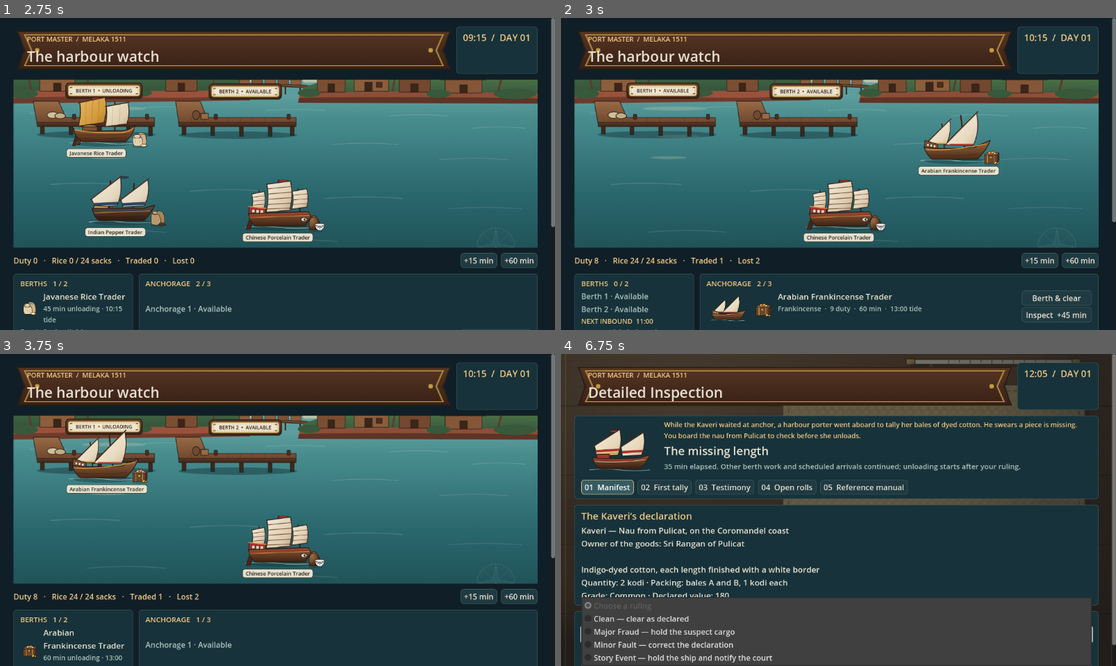
Above: before the commit, frames 1-4 (two rows, left to right).
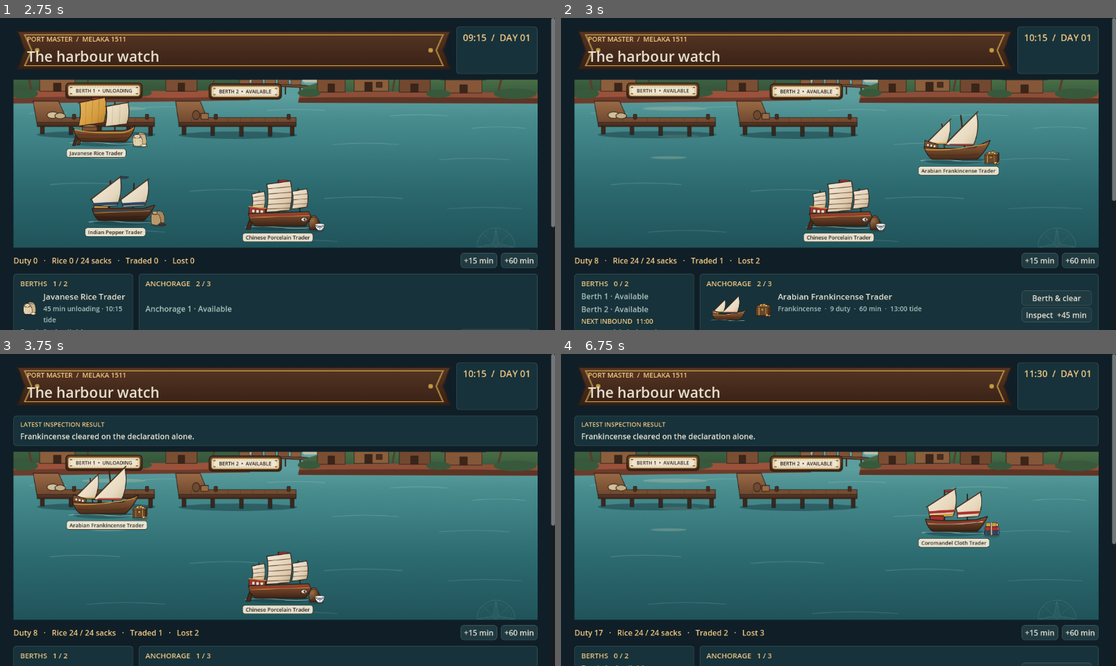
Above: after the commit, the same moments.

Repository: amylhk/port-master
Game: Godot game, scene res://scenes/harbour.tscn
Two runs of this game, one before a commit and one after it. Both use one fixed random seed, a clock stepped at 60 frames per second and the inputs below.
Inputs (mouse positions are in pixels of both pictures, inside the frame that each line leads up to):
- Up to frame 1 (2.75 s): click "Continue" at 0.5 s; click "Assign berth" at 1.25 s; click "+15 min" at 2 s
- Up to frame 2 (3 s): click "+60 min" at 2.75 s
- Up to frame 3 (3.75 s): click "Berth & clear" at 3.5 s
- Up to frame 4 (6.75 s): click "+15 min" at 4.25 s; click "+60 min" at 5 s; click (1054, 650) at 5.75 s, where only the run before the commit has a clickable "Inspect +35 min"; click (838, 634) at 6.5 s, where only the run before the commit has a clickable "Choose a ruling"

Frame 1 is identical in both runs. In frame 2, less than 0.1% of the frame differs, in the area x 99-100%, y 58-66%; in frame 3, 35%; in frame 4, 76%, in the area x 0-100%, y 0-100%.

Commit message:
Explain inspection blockers and review rulings
Co-Authored-By: Amy Lui <amyluihokwan@gmail.com>

Diff:
--- a/scripts/harbour.gd
+++ b/scripts/harbour.gd
@@ -21,6 +21,7 @@
 var evidence_index := 0
 var ruling_index := -1
 var reason_index := -1
+var recorded_measurements := ""
 var screen_art: TextureRect
 var screen_tint: ColorRect
 var missing_art := {}
@@ -104,6 +105,10 @@
 
 
 func _render_harbour() -> void:
+    if not day.ruling_note.is_empty():
+        var result := _panel(content)
+        _label(result, "LATEST INSPECTION RESULT", 13, GOLD)
+        _label(result, day.ruling_note, 16, INK, true)
     _render_view()
     if day.story_queue.is_empty():
         var paper := _texture(_scenario_art("panel")) != null
@@ -171,16 +176,26 @@
         var actions := VBoxContainer.new()
         actions.custom_minimum_size.x = 146
         row.add_child(actions)
-        var berth_open := day.berths.size() < PortDay.BERTH_CAPACITY
         var inspection := day.inspection_for(ship)
-        _button(actions, "Berth & clear" if not inspection.is_empty() else "Assign berth",
-            _berth.bind(ship["id"], false)).disabled = not berth_open or not day.can_finish(ship, false)
+        var assign := _button(actions, "Berth & clear" if not inspection.is_empty() else "Assign berth",
+            _berth.bind(ship["id"], false))
+        _set_disabled_reason(assign, _label(actions, "", 13, GOLD, true), _berth_block(ship, false))
         if not inspection.is_empty():
             var inspect := _button(actions, "Inspect  +%d min" % inspection["minutes"],
                 _berth.bind(ship["id"], true))
-            inspect.disabled = not berth_open or not day.can_finish(ship, true)
-            inspect.tooltip_text = "Takes a berth and advances the clock before unloading. Other ships keep working."
+            _set_disabled_reason(inspect, _label(actions, "", 13, GOLD, true), _berth_block(ship, true),
+                "Takes a berth and advances the clock before unloading. Other ships keep working.")
     _render_log()
+
+
+func _berth_block(ship: Dictionary, inspect: bool) -> String:
+    if day.berths.size() >= PortDay.BERTH_CAPACITY:
+        return "Both berths are occupied."
+    if not day.can_finish(ship, inspect):
+        var deadline := "closing" if day.scenario["end_minute"] < ship["departure"] else "departure"
+        var action := "inspect and unload" if inspect else "unload"
+        return "Not enough time to %s before %s." % [action, deadline]
+    return ""
 
 
 func _render_inspection() -> void:
@@ -206,7 +221,11 @@
         _evidence_tab(tabs, evidence[i]["label"], i)
     _evidence_tab(tabs, "%02d  Reference manual" % (evidence.size() + 1), evidence.size())
 
-    var reading := _panel(content)
+    var pages := HBoxContainer.new()
+    pages.add_theme_constant_override("separation", 12)
+    content.add_child(pages)
+    var reading := _panel(pages)
+    reading.get_parent().size_flags_horizontal = Control.SIZE_EXPAND_FILL
     if evidence_index == evidence.size():
         _label(reading, day.manual["title"], 20, GOLD, true)
         for entry in day.manual["entries"]:
@@ -214,6 +233,8 @@
             _label(reading, entry["text"], 16, INK, true)
     else:
         var clue: Dictionary = evidence[evidence_index]
+        if clue["id"] in ["ev_exterior", "ev_tally"]:
+            recorded_measurements = _measurement_excerpt(clue["text"])
         var spread := HBoxContainer.new()
         spread.add_theme_constant_override("separation", 12)
         reading.add_child(spread)
@@ -225,25 +246,71 @@
         var picture := _art(spread, clue.get("image", ""), Vector2(400, 200))
         if picture:
             picture.size_flags_vertical = Control.SIZE_SHRINK_BEGIN
+    if not recorded_measurements.is_empty():
+        _render_findings(pages)
 
     var decision := _panel(content)
     _label(decision, "FILE A RULING  /  ONE FINAL DECISION", 14, GOLD)
     var submit := Button.new()
+    var hint := Label.new()
     _choice(decision, "Choose a ruling", inspection["rulings"], ruling_index,
         func(index: int) -> void:
             ruling_index = index - 1
-            submit.disabled = ruling_index < 0 or reason_index < 0
+            _set_disabled_reason(submit, hint, _ruling_block())
     )
-    _choice(decision, "Cite your evidence", inspection["reasons"], reason_index,
+    _choice(decision, "Cite your evidence", PortDay.CITATION_METHODS, reason_index,
         func(index: int) -> void:
             reason_index = index - 1
-            submit.disabled = ruling_index < 0 or reason_index < 0
+            _set_disabled_reason(submit, hint, _ruling_block())
     )
     submit.text = "File ruling & return to the quay"
-    submit.disabled = ruling_index < 0 or reason_index < 0
     submit.size_flags_horizontal = Control.SIZE_SHRINK_BEGIN
     decision.add_child(submit)
     submit.pressed.connect(_rule)
+    hint.add_theme_font_size_override("font_size", 13)
+    hint.add_theme_color_override("font_color", GOLD)
+    hint.autowrap_mode = TextServer.AUTOWRAP_WORD_SMART
+    decision.add_child(hint)
+    _set_disabled_reason(submit, hint, _ruling_block())
+
+
+func _measurement_excerpt(text: String) -> String:
+    var readings := PackedStringArray()
+    for paragraph in text.split("\n\n", false):
+        if paragraph.begins_with("Weights:"):
+            readings.append(paragraph)
+    return text if readings.is_empty() else "\n\n".join(readings)
+
+
+func _render_findings(parent: Node) -> void:
+    var notes := _panel(parent)
+    var panel := notes.get_parent() as Control
+    panel.custom_minimum_size.x = 330
+    panel.size_flags_vertical = Control.SIZE_SHRINK_BEGIN
+    _label(notes, "RECORDED MEASUREMENTS", 14, GOLD)
+    var scroll := ScrollContainer.new()
+    scroll.horizontal_scroll_mode = ScrollContainer.SCROLL_MODE_DISABLED
+    scroll.custom_minimum_size.y = 280
+    notes.add_child(scroll)
+    var measurements := _label(scroll, recorded_measurements, 14, INK, true)
+    measurements.size_flags_horizontal = Control.SIZE_EXPAND_FILL
+
+
+func _ruling_block() -> String:
+    if ruling_index < 0 and reason_index < 0:
+        return "Choose a ruling and cite evidence before filing."
+    if ruling_index < 0:
+        return "Choose a ruling before filing."
+    if reason_index < 0:
+        return "Cite evidence before filing."
+    return ""
+
+
+func _set_disabled_reason(button: Button, hint: Label, reason: String, enabled_tooltip := "") -> void:
+    button.disabled = not reason.is_empty()
+    button.tooltip_text = reason if button.disabled else enabled_tooltip
+    hint.text = reason
+    hint.visible = button.disabled
 
 
 func _render_view() -> void:
@@ -378,6 +445,7 @@
         evidence_index = 0
         ruling_index = -1
         reason_index = -1
+        recorded_measurements = ""
     _render()
 
 
@@ -387,8 +455,10 @@
 
 
 func _rule() -> void:
+    if day.pending_case.is_empty() or not _ruling_block().is_empty():
+        return
     var inspection := day.inspection_for(day.pending_case)
-    day.rule(inspection["rulings"][ruling_index]["id"], inspection["reasons"][reason_index]["id"])
+    day.rule_with_method(inspection["rulings"][ruling_index]["id"], PortDay.CITATION_METHODS[reason_index]["id"])
     _render()
 
 
--- a/scripts/port_day.gd
+++ b/scripts/port_day.gd
@@ -9,6 +9,19 @@
     "rice_short_yesterday": "rice_target_missed",
     "ship_lost_yesterday": "ship_lost",
     "major_fraud_ruled_yesterday": "major_fraud_ruled",
+}
+const CITATION_METHODS := [
+    {"id": "marks", "label": "Compare marks and seals"},
+    {"id": "measurements", "label": "Compare counts and weights"},
+    {"id": "testimony", "label": "Cross-check testimony and records"},
+    {"id": "contents", "label": "Examine opened cargo"},
+    {"id": "manifest", "label": "Check the declaration"},
+]
+const LEGACY_CITATIONS := {
+    "marks_weight_route": "contents",
+    "piece_count": "measurements",
+    "wrong_dacing": "testimony",
+    "pedir_messenger": "contents",
 }
 
 var scenario: Dictionary
@@ -136,10 +149,33 @@
 func rule(ruling_id: String, reason_id: String) -> void:
     if pending_case.is_empty() or ruling_id.is_empty() or reason_id.is_empty():
         return
+    var truth: Dictionary = inspection_for(pending_case)["hidden_truth"]
+    _resolve_ruling(ruling_id, reason_id == truth["reason_id"], "")
+
+
+func rule_with_method(ruling_id: String, method_id: String) -> void:
+    if pending_case.is_empty() or ruling_id.is_empty() or method_id.is_empty():
+        return
+    var truth: Dictionary = inspection_for(pending_case)["hidden_truth"]
+    var expected := _citation_method(truth)
+    _resolve_ruling(ruling_id, method_id == expected, method_id)
+
+
+func _citation_method(truth: Dictionary) -> String:
+    var authored: Variant = truth.get("citation_method")
+    for method in CITATION_METHODS:
+        if method["id"] == authored:
+            return authored
+    return LEGACY_CITATIONS.get(truth["reason_id"], "contents")
+
+
+func _resolve_ruling(ruling_id: String, evidence_matches: bool, method_id: String) -> void:
     var ship := pending_case
     pending_case = {}
-    var truth: Dictionary = inspection_for(ship)["hidden_truth"]
-    var supported: bool = ruling_id == truth["ruling_id"] and reason_id == truth["reason_id"]
+    var inspection := inspection_for(ship)
+    var truth: Dictionary = inspection["hidden_truth"]
+    var ruling_matches: bool = ruling_id == truth["ruling_id"]
+    var supported := ruling_matches and evidence_matches
     var outcome := ruling_id
     if ruling_id == "hold":
         berths.erase(ship)
@@ -164,6 +200,8 @@
         ruling_note = truth["unsupported"]
         outcome = "clear"
     _record_ruling(ship, outcome)
+    if not supported:
+        ruling_note += "\n\n" + _ruling_feedback(inspection, ruling_matches, evidence_matches, method_id)
     _log(ruling_note)
 
 
@@ -259,6 +297,35 @@
     _opening_supply = supply
     _opening_reputation = reputation
     reset()
+
+
+func _ruling_feedback(case_data: Dictionary, ruling_matches: bool, evidence_matches: bool, method_id: String) -> String:
+    var truth: Dictionary = case_data["hidden_truth"]
+    var diagnosis := "The ruling and the cited evidence were both off."
+    if ruling_matches:
+        diagnosis = "The ruling was right, but the cited evidence did not support it."
+    elif evidence_matches:
+        diagnosis = "The evidence was relevant, but the ruling was wrong."
+    var explanation := ""
+    var feedback: Variant = truth.get("feedback_by_method")
+    if not evidence_matches and feedback is Dictionary:
+        var custom: Variant = feedback.get(method_id)
+        if custom is String:
+            explanation = custom.strip_edges()
+    if explanation.is_empty():
+        explanation = "Decisive finding: %s" % _choice_label(case_data["reasons"], truth["reason_id"])
+    if not evidence_matches and not method_id.is_empty():
+        diagnosis += "\nSupporting method: %s" % _choice_label(CITATION_METHODS, _citation_method(truth))
+    return "%s\nCorrect ruling: %s\n%s" % [
+        diagnosis, _choice_label(case_data["rulings"], truth["ruling_id"]), explanation,
+    ]
+
+
+func _choice_label(choices: Array, id: String) -> String:
+    for choice in choices:
+        if choice["id"] == id:
+            return choice["label"]
+    return id
 
 
 func advance(minutes: int) -> void:
--- a/tests/stage_a.gd
+++ b/tests/stage_a.gd
@@ -34,12 +34,18 @@
     _expect(day.ship_at_anchor(0).is_empty() and day.ship_at_anchor(1).get("id") == "pepper",
         "assigning one ship keeps the other ship in its original row")
     harbour._berth("pepper", false)
+    var blocked_inspection := _button_named(harbour, "Inspect  +45 min")
+    _expect(blocked_inspection.disabled and blocked_inspection.tooltip_text == "Both berths are occupied."
+        and _has_label(harbour, blocked_inspection.tooltip_text), "occupied berths explain the disabled inspection")
     harbour._advance(60)
     _expect(day.rice == 24 and day.duty == 30, "two berths unload in parallel")
     _expect(day.ship_at_anchor(0).get("id") == "resin" and day.ship_at_anchor(2).get("id") == "porcelain",
         "a scheduled arrival fills a free slot without moving other ships")
     harbour._berth("porcelain", true)
     _expect(day.pending_case.is_empty(), "serving both early ships misses the inspection window")
+    blocked_inspection = _button_named(harbour, "Inspect  +45 min")
+    _expect(blocked_inspection.disabled and blocked_inspection.tooltip_text.contains("before departure")
+        and _has_label(harbour, blocked_inspection.tooltip_text), "a missed tide explains the disabled inspection")
     harbour._berth("porcelain", false)
     _expect(day.flags.has("case_001_cleared"), "berthing without inspection records case clearance")
     harbour._advance(60)
@@ -52,6 +58,22 @@
     _expect(day.minute_of_day == 585 and day.berths[0]["remaining"] == 15, "one fixed inspection cost advances the other berth")
     _expect(day.waiting.size() == 2 and day.pending_case["remaining"] == 60, "scheduled arrival proceeds while porcelain awaits ruling")
     _expect(harbour.ruling_index == -1 and harbour.reason_index == -1, "ruling starts unanswered")
+    var submit := _button_named(harbour, "File ruling & return to the quay")
+    _expect(submit.disabled and submit.tooltip_text == "Choose a ruling and cite evidence before filing."
+        and _has_label(harbour, submit.tooltip_text), "filing explains both missing choices")
+    var ruling := _button_named(harbour, "Choose a ruling") as OptionButton
+    var citation := _button_named(harbour, "Cite your evidence") as OptionButton
+    _expect(citation.item_count == 6 and citation.get_item_text(1) == "Compare marks and seals"
+        and citation.get_item_text(4) == "Examine opened cargo", "citation menu uses the shared neutral methods")
+    ruling.item_selected.emit(2)
+    _expect(submit.disabled and submit.tooltip_text == "Cite evidence before filing."
+        and _has_label(harbour, submit.tooltip_text), "filing explains the remaining missing choice")
+    citation.item_selected.emit(4)
+    _expect(not submit.disabled and submit.tooltip_text.is_empty(), "the hint clears once the ruling can be filed")
+    _button_named(harbour, "02  Seals & weights").pressed.emit()
+    _button_named(harbour, "04  Open cargo").pressed.emit()
+    _expect(_has_label(harbour, "RECORDED MEASUREMENTS") and _has_label(harbour, "45, 46, 45 and 47 kati"),
+        "viewing another evidence page retains the recorded weights")
     var scroll := harbour.find_children("*", "ScrollContainer", true, false)[0] as ScrollContainer
     harbour.evidence_index = inspection["evidence"].size()
     harbour._render()
@@ -81,15 +103,33 @@
     _expect(day.flags.has("case_001_cleared") and not day.flags.has("case_001_major_fraud")
         and not day.flags.has("any_ruling_amended") and not day.flags.has("major_fraud_ruled"),
         "an unsupported fraud ruling clears the case and records neither an amendment nor proven fraud")
+    _expect(day.ruling_note.contains("The ruling was right, but the cited evidence")
+        and day.ruling_note.contains("Correct ruling: Major Fraud")
+        and day.ruling_note.contains("fish marks"), "wrong-proof feedback names the right ruling and decisive finding")
     harbour._advance(60)
     _expect(day.rice == 0 and day.duty == 34 and day.recovered_duty == 0 and day.lost == 1, "ruling fraud with the wrong evidence recovers nothing")
 
     harbour._restart()
     _press(harbour, "Continue")
     harbour._berth("porcelain", true)
+    _expect(not _has_label(harbour, "RECORDED MEASUREMENTS"), "a fresh inspection starts without recorded weights")
     day.rule("hold", "foreign_seal")
     _expect(day.lost == 1 and day.berths.is_empty(), "an unjustified hold forfeits the porcelain sale")
     _expect(day.flags.has("case_001_hold"), "a hold on a non-hold case records the canonical hold flag")
+
+    harbour._restart()
+    _press(harbour, "Continue")
+    harbour._berth("porcelain", true)
+    var truth: Dictionary = inspection["hidden_truth"]
+    truth["citation_method"] = "testimony"
+    truth["feedback_by_method"] = {"marks": "The seal alone does not establish the discrepancy."}
+    day.rule_with_method("clear", "marks")
+    _expect(day.ruling_note.contains("The ruling and the cited evidence were both off.")
+        and day.ruling_note.contains("Supporting method: Cross-check testimony and records")
+        and day.ruling_note.contains("The seal alone does not establish the discrepancy."),
+        "optional method and authored correction override the fallback")
+    truth.erase("citation_method")
+    truth.erase("feedback_by_method")
 
     harbour._restart()
     _press(harbour, "Continue")
@@ -205,7 +245,7 @@
         ],
         "reasons": [{"id": "second_page", "label": "Cite the test page"}],
         "hidden_truth": {
-            "ruling_id": "amend_test", "reason_id": "second_page", "extra_duty": 3,
+            "ruling_id": "amend_test", "reason_id": "second_page", "extra_duty": 3, "citation_method": "marks",
             "success": "Second ruling accepted.", "clear": "Cleared.", "hold": "Held.", "unsupported": "Unsupported.",
         },
     }
@@ -392,6 +432,20 @@
     _expect(false, "button not found: " + caption)
 
 
+func _button_named(node: Node, caption: String) -> Button:
+    for button in node.find_children("*", "Button", true, false):
+        if button.text == caption:
+            return button
+    return null
+
+
+func _has_label(node: Node, text: String) -> bool:
+    for label in node.find_children("*", "Label", true, false):
+        if label.visible and label.text.contains(text):
+            return true
+    return false
+
+
 func _expect(condition: bool, message: String) -> void:
     if not condition:
         failures += 1
Not shown, changed: docs/data-formats.md
